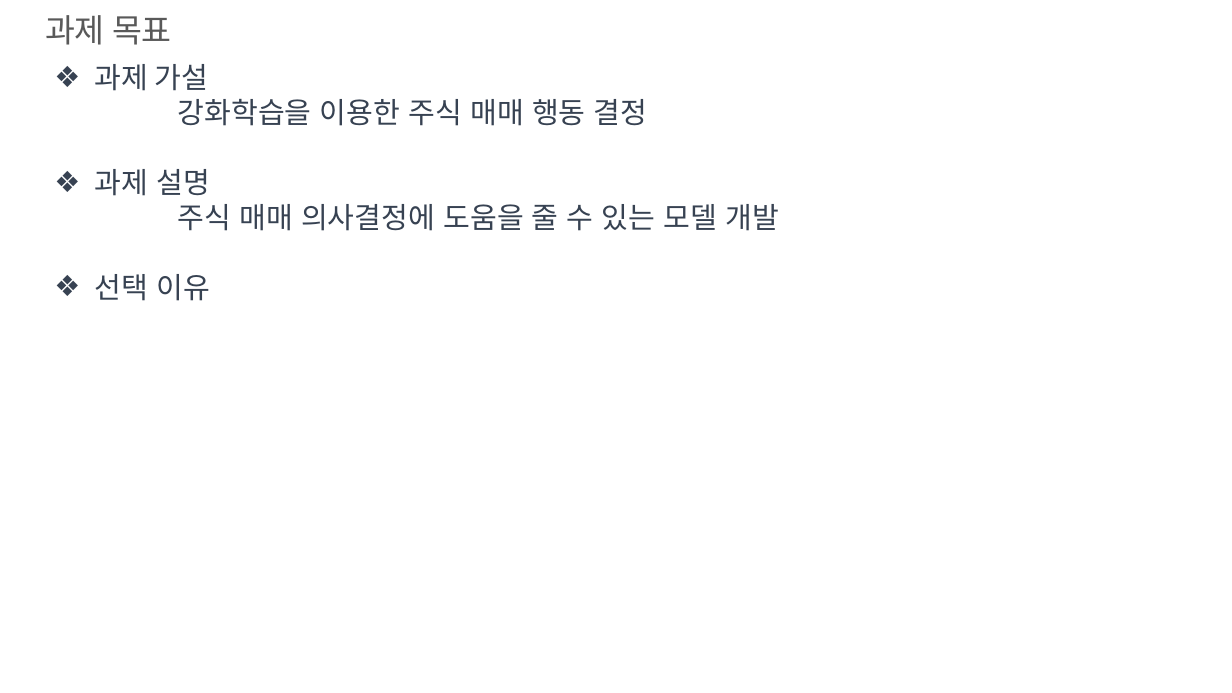
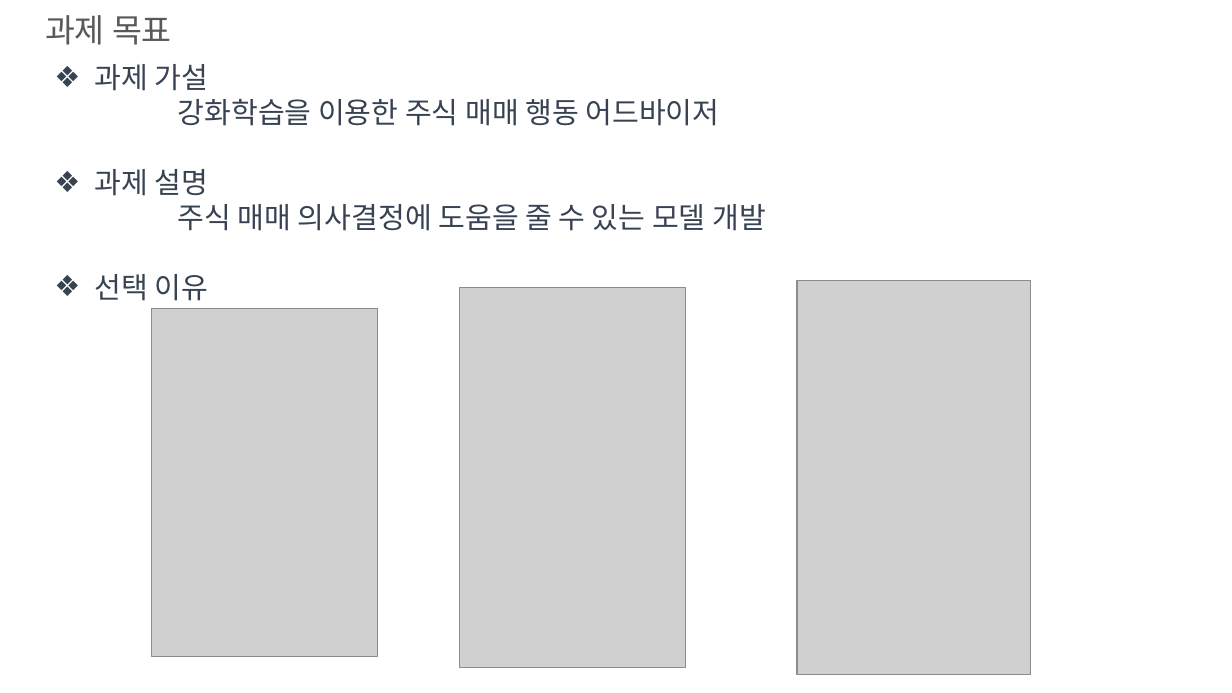
Before and after one commit to Pjus/stockRl, a slide deck: slide 2 of miniProject_App_parkjunsung.pptx. Drawn at 1232x693 pixels with LibreOffice and Linux fonts; fonts in the diff are those of the drawing; grey boxes stand for pictures. Boxes give left, top, right and bottom in pixels: in the first picture for what was removed or moved away, otherwise in the second. Text is boxed around its words. In the diff, an @@ line names an element or a change of style, - is before the commit and + after.

```diff
--- a/miniProject_App_parkjunsung.pptx
+++ b/miniProject_App_parkjunsung.pptx
@@ text at [178,99,719,126]: text changed @@
-강화학습을 이용한 주식 매매 행동 결정
+강화학습을 이용한 주식 매매 행동 어드바이저
@@ picture added at [460,287,685,668] @@
@@ picture added at [797,281,1031,675] @@
@@ picture added at [152,308,377,657] @@
```
Also in this commit, not shown: 2 other slides changed, 1 slide added, 1 other file.
